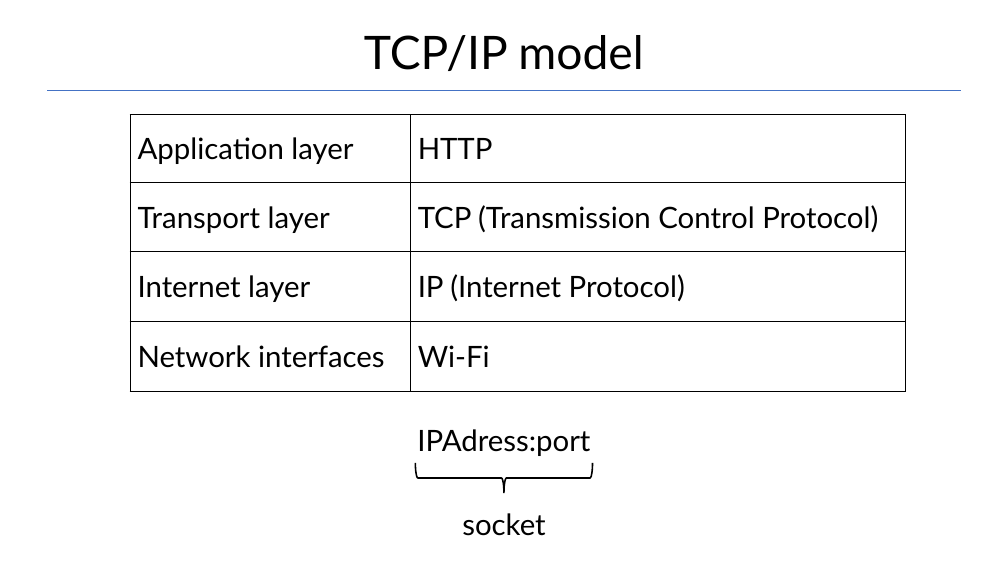
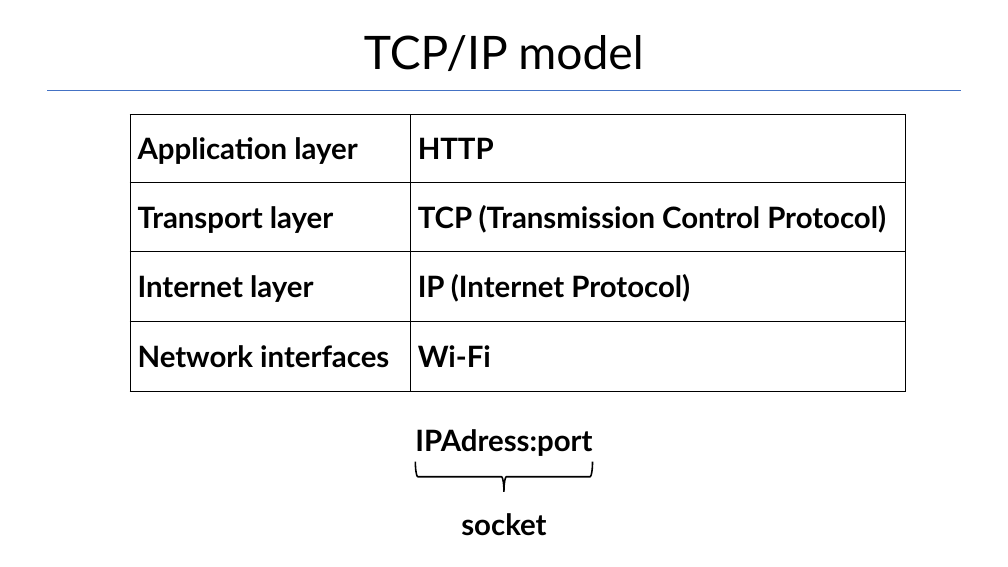
Before and after one commit to Garnik94/Levelup_presentations, a slide deck: slide 4 of Http/Http_presentation.pptx. Drawn at 1008x567 pixels with LibreOffice and Linux fonts; fonts in the diff are those of the drawing. Boxes give left, top, right and bottom in pixels: in the first picture for what was removed or moved away, otherwise in the second. Text is boxed around its words. In the diff, an @@ line names an element or a change of style, - is before the commit and + after.

```diff
--- a/Http/Http_presentation.pptx
+++ b/Http/Http_presentation.pptx
@@ table at (130,115,907,392) @@
@@ bold on @@
@@ text "IPAdress:port" at (415,429,592,536): bold on @@
```
Also in this commit, not shown: 13 other slides changed, 5 other files.
